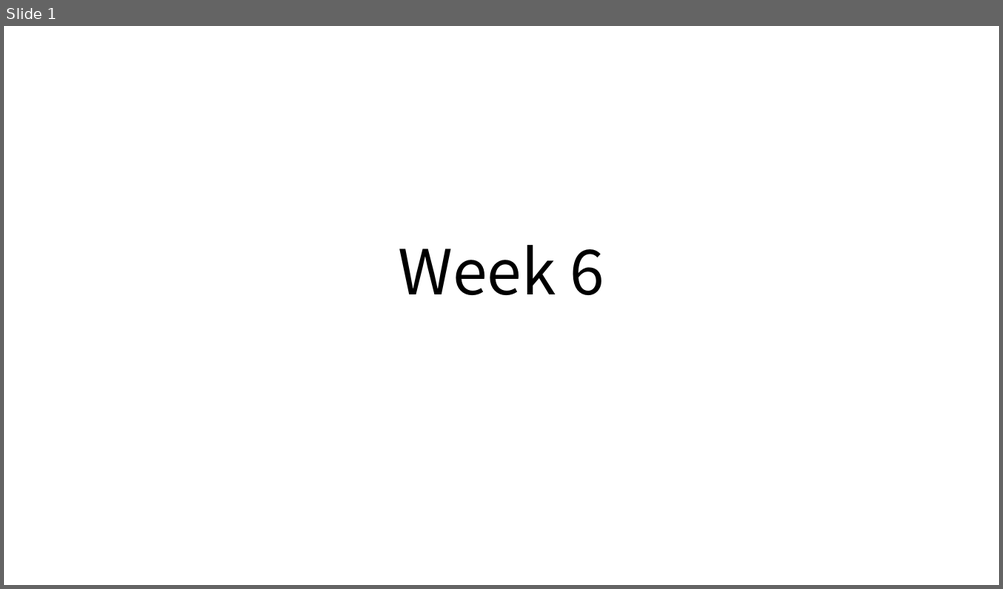
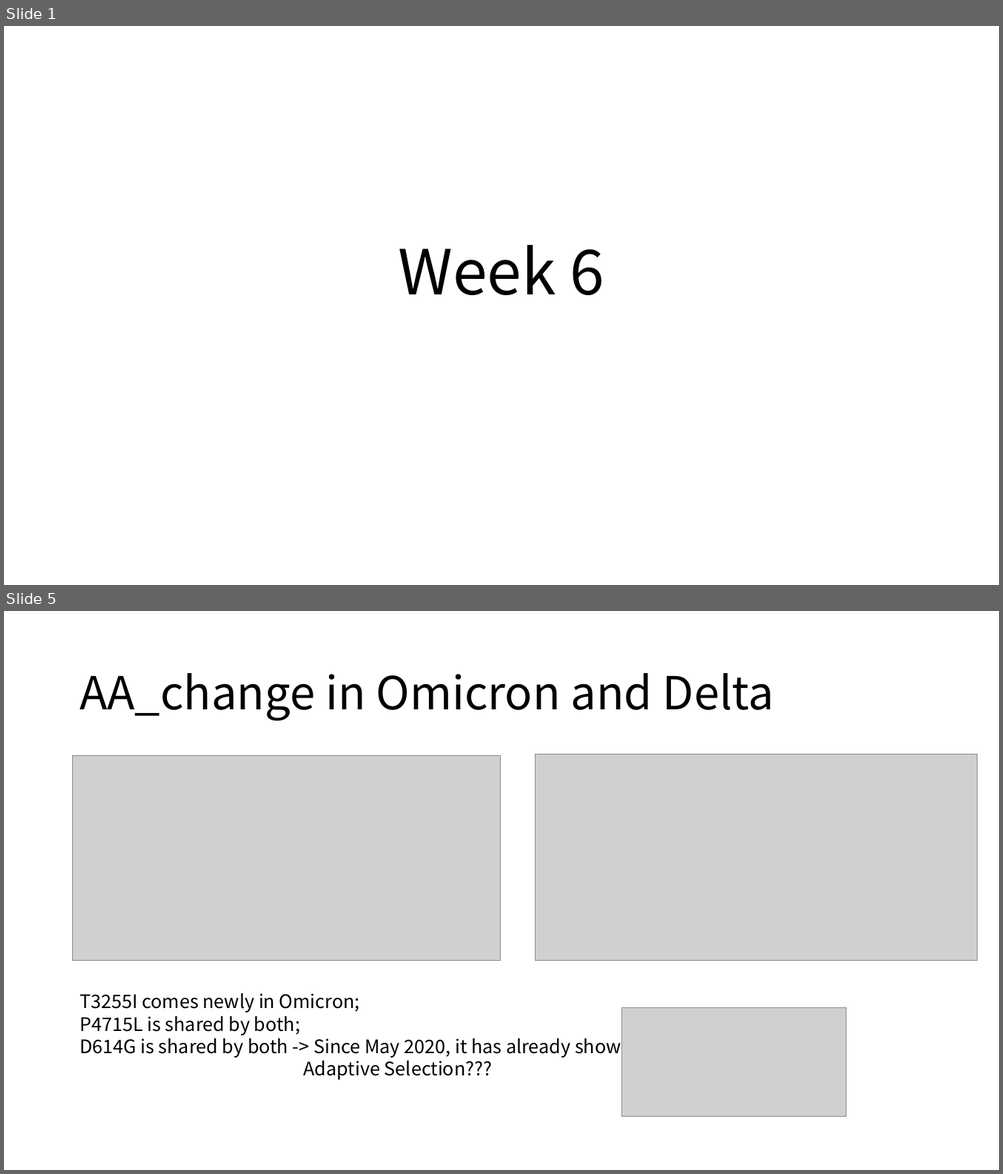
Before and after one commit to KirakiraZLY/Variants-and-mutation-rate-in-SARS-Cov2, a slide deck: DiaryLog/Daily_Week6.pptx. Shown one above the other, each under a label of ours: slide 1 before the commit, slides 1 and 5 after it; the slides between them are not shown. The pictures are 1003x589 and 1003x1174 pixels, drawn with LibreOffice and Linux fonts; fonts in the diff are those of the drawing; grey boxes stand for pictures. Boxes give left, top, right and bottom in pixels: in the first picture for what was removed or moved away, otherwise in the second. Text is boxed around its words. In the diff, an @@ line names an element or a change of style, - is before the commit and + after.

```diff
--- a/DiaryLog/Daily_Week6.pptx
+++ b/DiaryLog/Daily_Week6.pptx
@@ slide 5 added at (4, 611, 999, 1170), background #FFFFFF @@
@@ title added at (79, 673, 774, 721), 44 pt, text #000000 @@
+AA_change in Omicron and Delta
@@ picture added at (73, 756, 500, 961) @@
@@ picture added at (535, 755, 978, 960) @@
@@ text added at (79, 994, 632, 1080), 18 pt, text #000000 @@
+T3255I comes newly in Omicron;
+P4715L is shared by both;
+D614G is shared by both -> Since May 2020, it has already shown
+Adaptive Selection???
@@ picture added at (622, 1008, 846, 1117) @@
```
Also in this commit, not shown: 1 slide changed, 4 other slides added, 3 other files.
